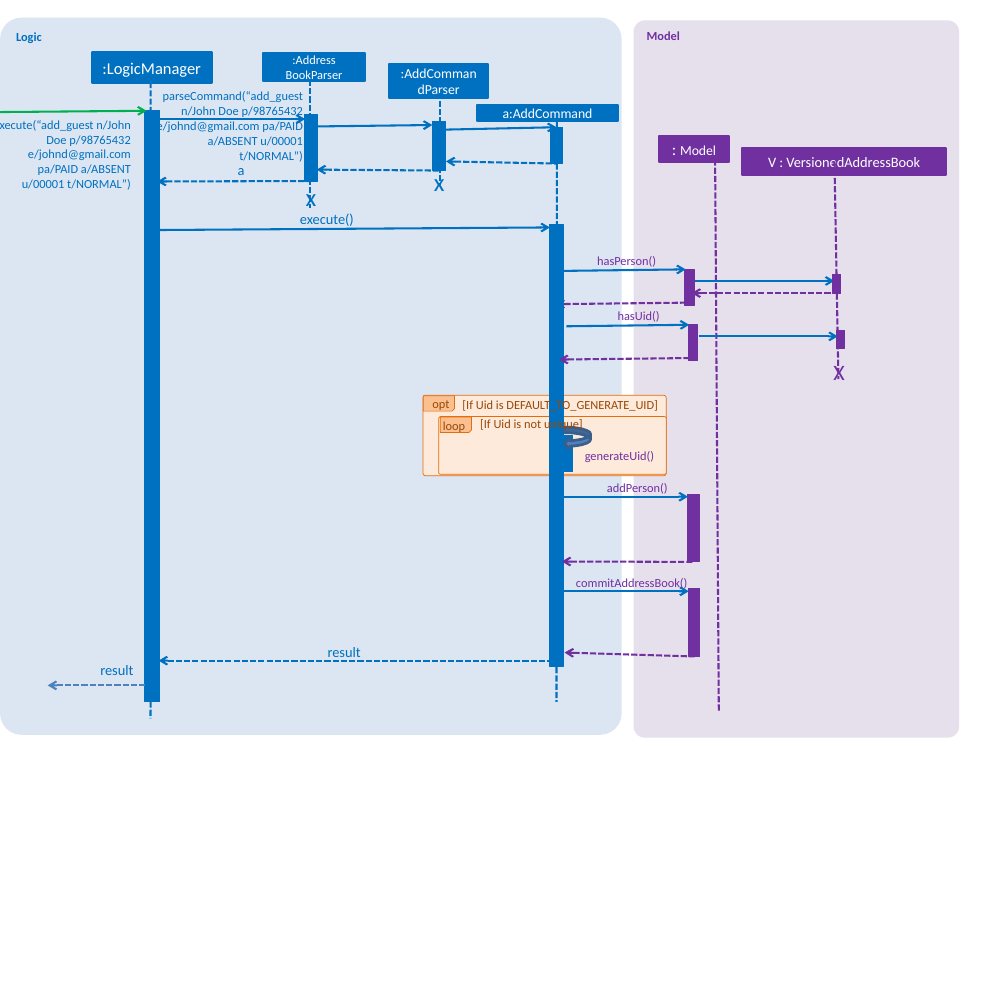
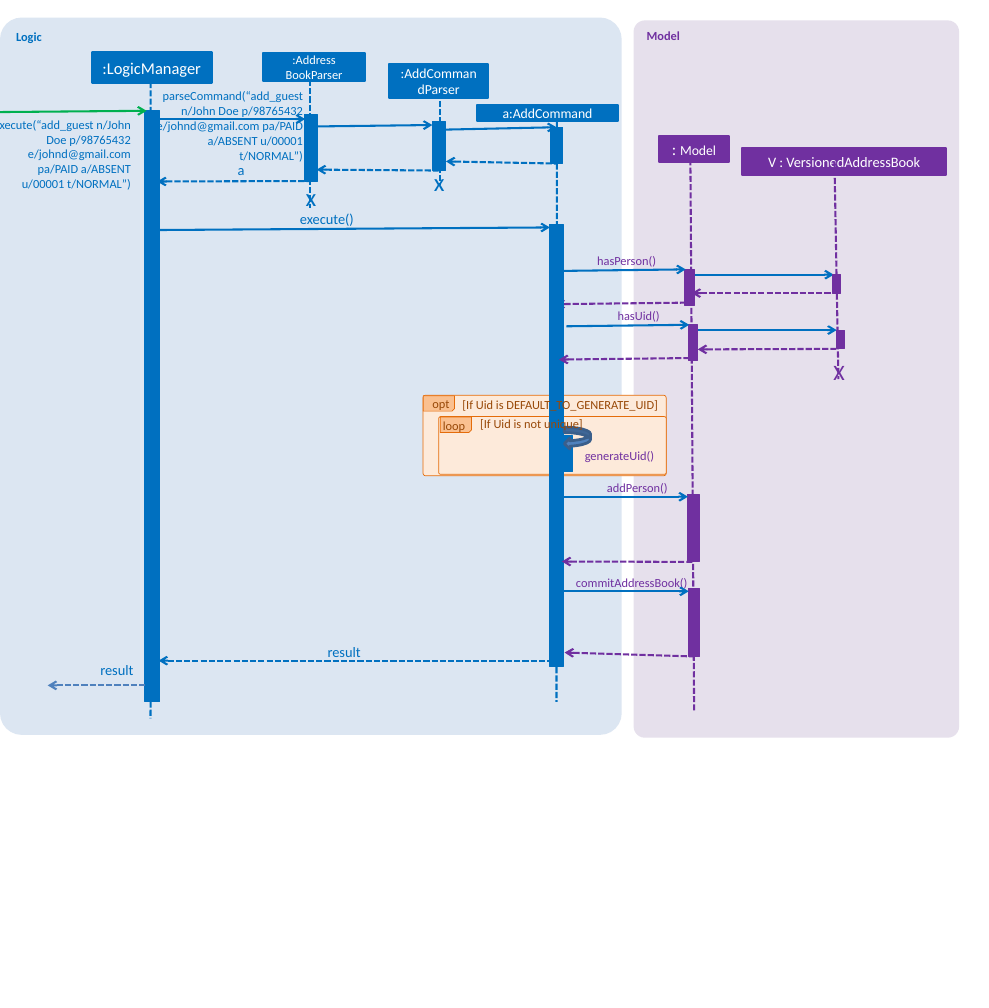
Before and after one commit to wm28/main, a slide deck: slide 1 of docs/diagrams/AddGuestSequenceDiagram.pptx. Drawn at 989x1008 pixels with LibreOffice and Linux fonts; fonts in the diff are those of the drawing. Boxes give left, top, right and bottom in pixels: in the first picture for what was removed or moved away, otherwise in the second. Text is boxed around its words. In the diff, an @@ line names an element or a change of style, - is before the commit and + after.

```diff
--- a/docs/diagrams/AddGuestSequenceDiagram.pptx
+++ b/docs/diagrams/AddGuestSequenceDiagram.pptx
@@ line moved from (715, 159) - (719, 711) to (690, 159) - (694, 711) @@
@@ arrow moved from (695, 281) - (835, 281) to (695, 275) - (834, 275) @@
@@ arrow moved from (699, 336) - (838, 336) to (698, 330) - (837, 330) @@
@@ arrow added from (837, 349) to (698, 349), #7030A0 1.5 pt dashed @@
```
Also in this commit, not shown: 2 other files.
